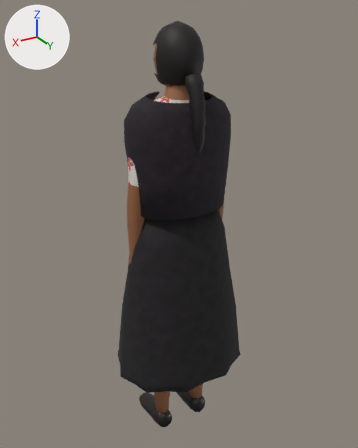
A saved change to the Blender file Modelos/Yasser/persona_mujer.blend.
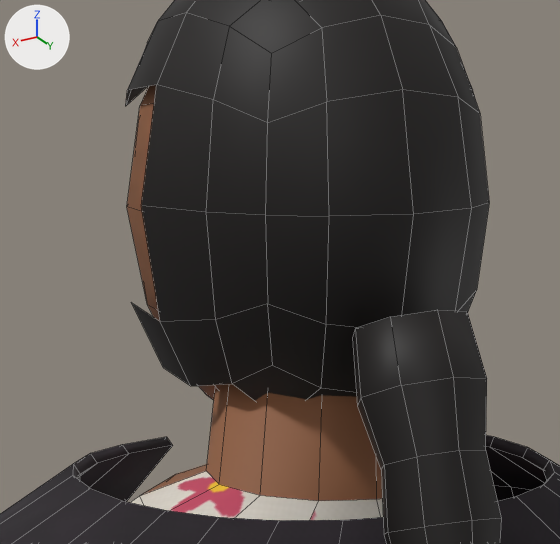
The first picture shows the older version from a 50 mm camera at (0.873, 1.456, 1.658) aimed at (-0.021, -0.036, 0.912). The close-ups show the older and then the newer version on the part from 38% to 60% of the width and 7% to 24% of the height of that picture. Only the edits that show in the close-ups are written down. Every picture has the same lights, and +X, +Y and +Z are marked at upper left. The close-ups show mesh edges as thin lines.

Objects in the first close-up: 'Cabeza', 'Pelo', 'Rebozo', 'Torso'.
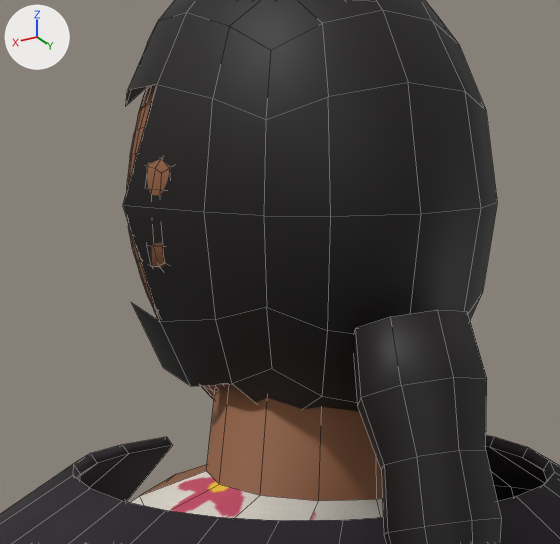
Pixel boxes [x1, y1, x2, y2] of what changed, in the close-ups (560 x 544 px; the box of a moved part takes in the faces that stretch with it):
'Pelo', reshaped
    before: [126, 0, 501, 544]
    after: [123, 0, 501, 544]
'Cabeza', reshaped
    before: [127, 85, 222, 400]
    after: [127, 85, 225, 400]
part 2 of me_pelo, moved or reshaped
    before: [141, 0, 489, 401]
    after: [123, 0, 497, 412]

The change in detail:
Picture 'labios_media.png' (img_labios_media_png) is new.
Picture 'iris_cafe.png' (img_iris_cafe_png) is new.
Picture 'ojo_blanco.png' (img_ojo_blanco_png) is new.
Picture 'interior_oscuro.png' (img_interior_oscuro_png) is new.
Material 'Labios_Media' (mat_labios_media) is new.
Its texture is img_labios_media_png.
Material 'Iris_Cafe' (mat_iris_cafe) is new.
Its texture is img_iris_cafe_png.
Its roughness is 0.2.
Material 'Ojo_Blanco' (mat_ojo_blanco) is new.
Its texture is img_ojo_blanco_png.
Its roughness is 0.2.
Material 'Interior_Oscuro' (mat_interior_oscuro) is new.
Its texture is img_interior_oscuro_png.
Its roughness is 0.9.
me_cabeza is used by ob_cabeza; parent ob_torso; location (0.0, 0.00744, 1.428).
me_cabeza had 98 vertices, 96 faces and spanned x -0.077..0.077, y -0.128..0.075, z -0.021..0.192.
me_cabeza now has 2534 vertices, 2528 faces and spans x -0.085..0.085, y -0.108..0.079, z -0.019..0.189.
me_cabeza part 1: 2 vertices moved within x -0.054..0.054, y -0.015, z 0.16; 96 vertices removed from x -0.077..0.077, y -0.128..0.075, z -0.021..0.192; 1808 vertices added at x -0.085..0.085, y -0.108..0.079, z -0.019..0.189.
Other edits to the shape of me_cabeza do not show in these pictures.
me_cabeza gains material mat_interior_oscuro (picture img_interior_oscuro_png).
me_cabeza gains material mat_iris_cafe (picture img_iris_cafe_png).
me_cabeza gains material mat_labios_media (picture img_labios_media_png).
me_cabeza gains material mat_ojo_blanco (picture img_ojo_blanco_png).
me_pelo is used by ob_pelo; parent ob_cabeza; location (0.0, 0.00744, 1.428).
me_pelo had 165 vertices, 150 faces and spanned x -0.082..0.082, y -0.102..0.138, z -0.239..0.202.
me_pelo now has 165 vertices, 150 faces and spans x -0.092..0.092, y -0.102..0.138, z -0.239..0.202.
me_pelo part 2: 32 of 165 vertices moved; they spanned x -0.082..0.082, y -0.016..0.081, z -0.012..0.169 and now span x -0.092..0.092, y -0.016..0.086, z -0.016..0.171; mean shift (0.0, 0.002, 0.0); largest move (0.082, -0.016, 0.089) -> (0.092, -0.016, 0.09).
